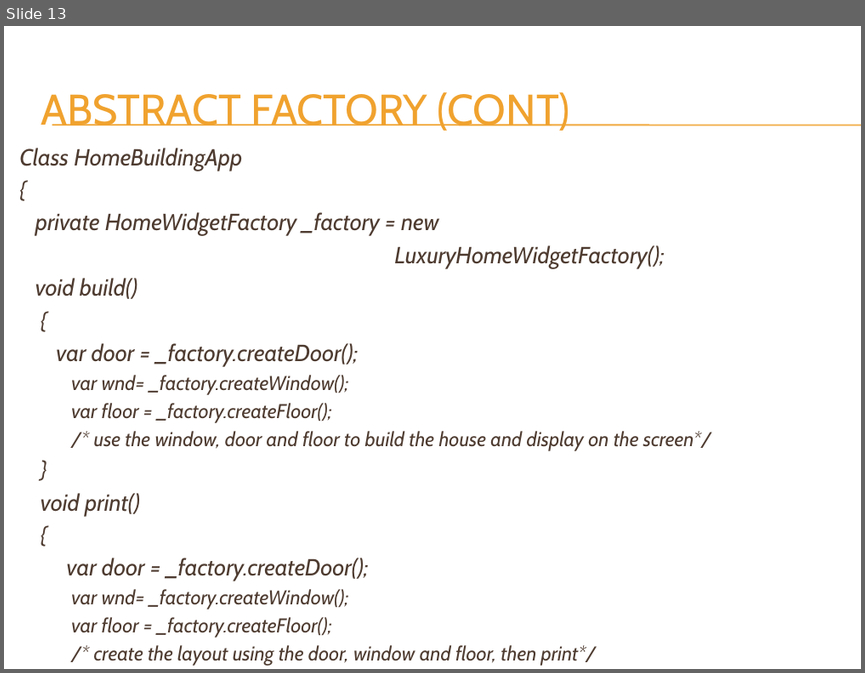
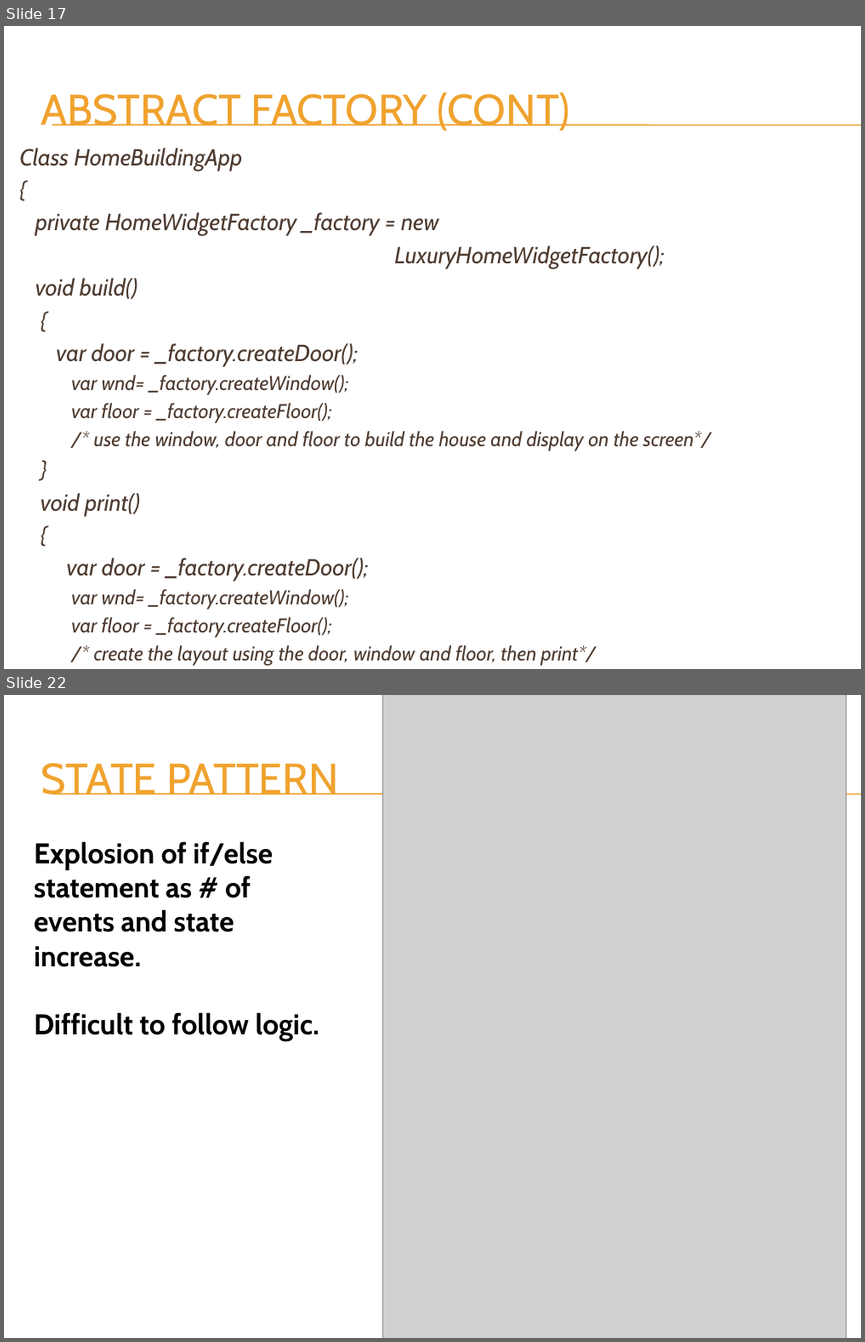
Before and after one commit to h-t-tran/DesignPattern, a slide deck: Design Pattern Presentation.pptx. Shown one above the other, each under a label of ours: slide 13 before the commit, slides 17 and 22 after it; the slides between them are not shown. The pictures are 865x673 and 865x1342 pixels, drawn with LibreOffice and Linux fonts; fonts in the diff are those of the drawing; grey boxes stand for pictures; background and template pictures are left out. Boxes give left, top, right and bottom in pixels: in the first picture for what was removed or moved away, otherwise in the second. Text is boxed around its words. In the diff, an @@ line names an element or a change of style, - is before the commit and + after.

```diff
--- a/Design Pattern Presentation.pptx
+++ b/Design Pattern Presentation.pptx
@@ slide 22 added at <box>4,695,861,1338</box>, background picture (left out); not listed: 2 template elements that a slide beside it also shows @@
@@ picture added at <box>383,695,846,1338</box> @@
@@ title added at <box>41,763,339,794</box>, 36 pt, text #F0A22E @@
+STATE PATTERN
@@ text added at <box>34,841,319,1041</box>, 24 pt, text #000000, bold @@
+Explosion of if/else statement as # of events and state increase.
+Difficult to follow logic.
@@ what was slide 13 is now slide 17 @@
```
Also in this commit, not shown: 4 slides changed, 26 other slides added, 2 slides removed.
